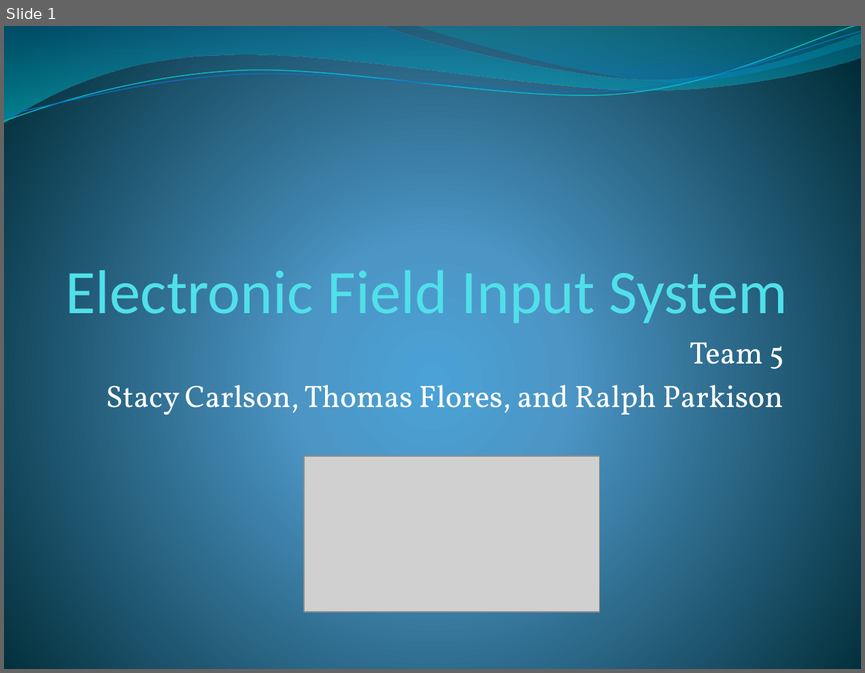
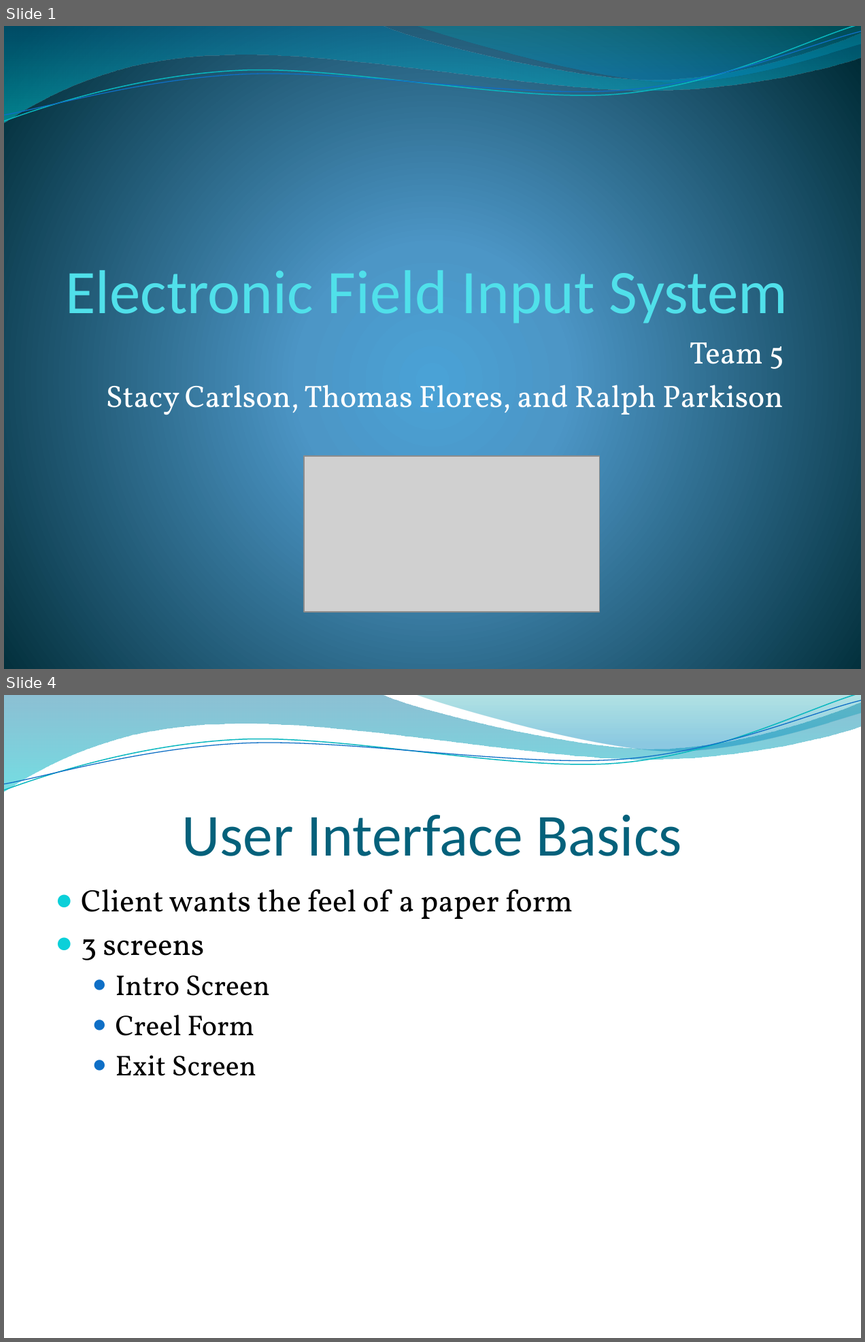
Before and after one commit to ameindygogirl/FishSeniorProject, a slide deck: Briefing2.pptx. Shown one above the other, each under a label of ours: slide 1 before the commit, slides 1 and 4 after it; the slides between them are not shown. The pictures are 865x673 and 865x1342 pixels, drawn with LibreOffice and Linux fonts; fonts in the diff are those of the drawing; grey boxes stand for pictures; background and template pictures are left out. Boxes give left, top, right and bottom in pixels: in the first picture for what was removed or moved away, otherwise in the second. Text is boxed around its words. In the diff, an @@ line names an element or a change of style, - is before the commit and + after.

```diff
--- a/Briefing2.pptx
+++ b/Briefing2.pptx
@@ slide 4 added at (4,695,861,1338), background picture (left out); not listed: 4 template elements that a slide beside it also shows @@
@@ title added at (182,815,682,856), 50 pt, text #04617B @@
+User Interface Basics
@@ text added at (81,889,572,1076), 26 pt, text #000000 @@
+● Client wants the feel of a paper form
+● 3 screens
+  ● Intro Screen
+  ● Creel Form
+  ● Exit Screen
```
Also in this commit, not shown: 3 slides changed, 1 other slide added.
